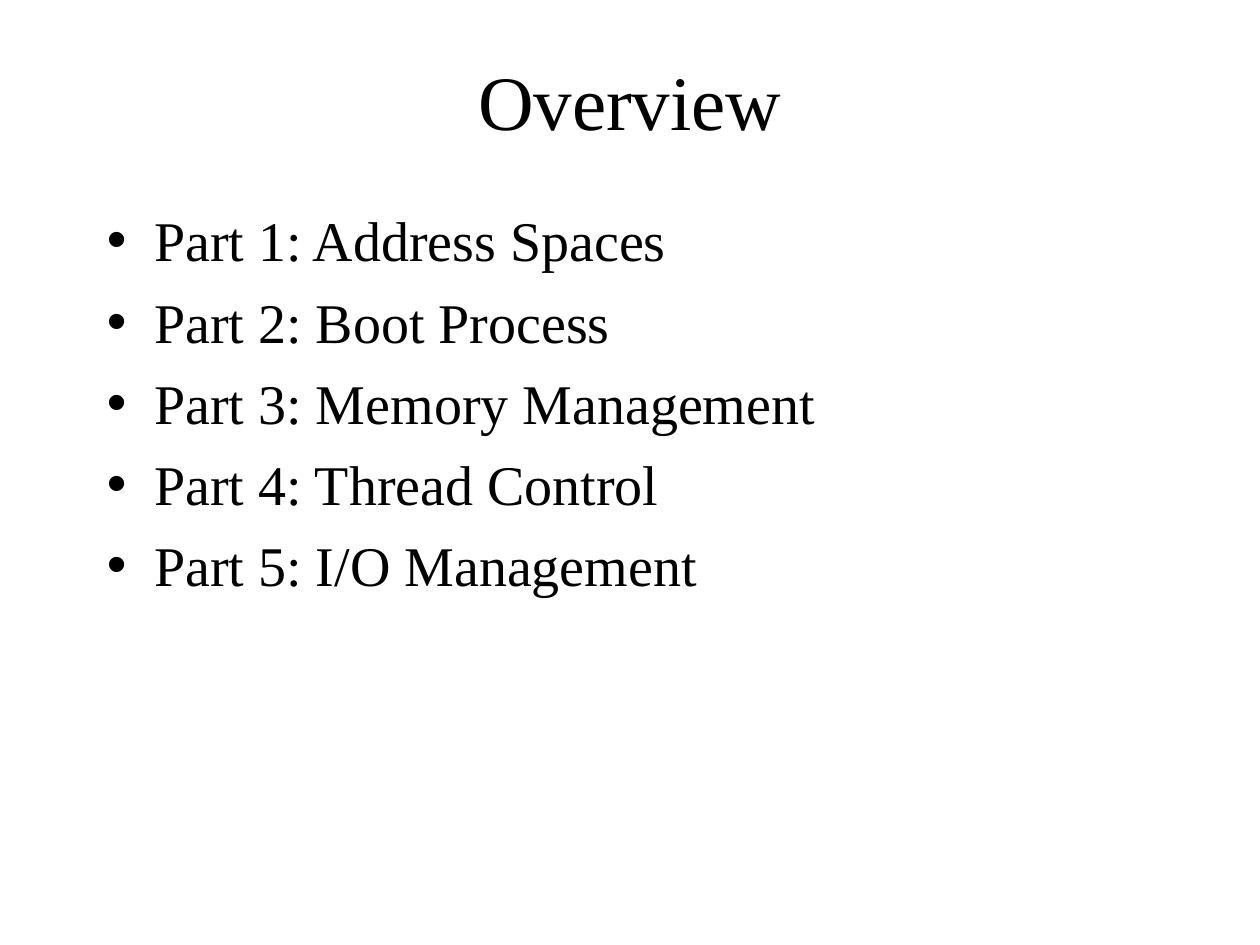
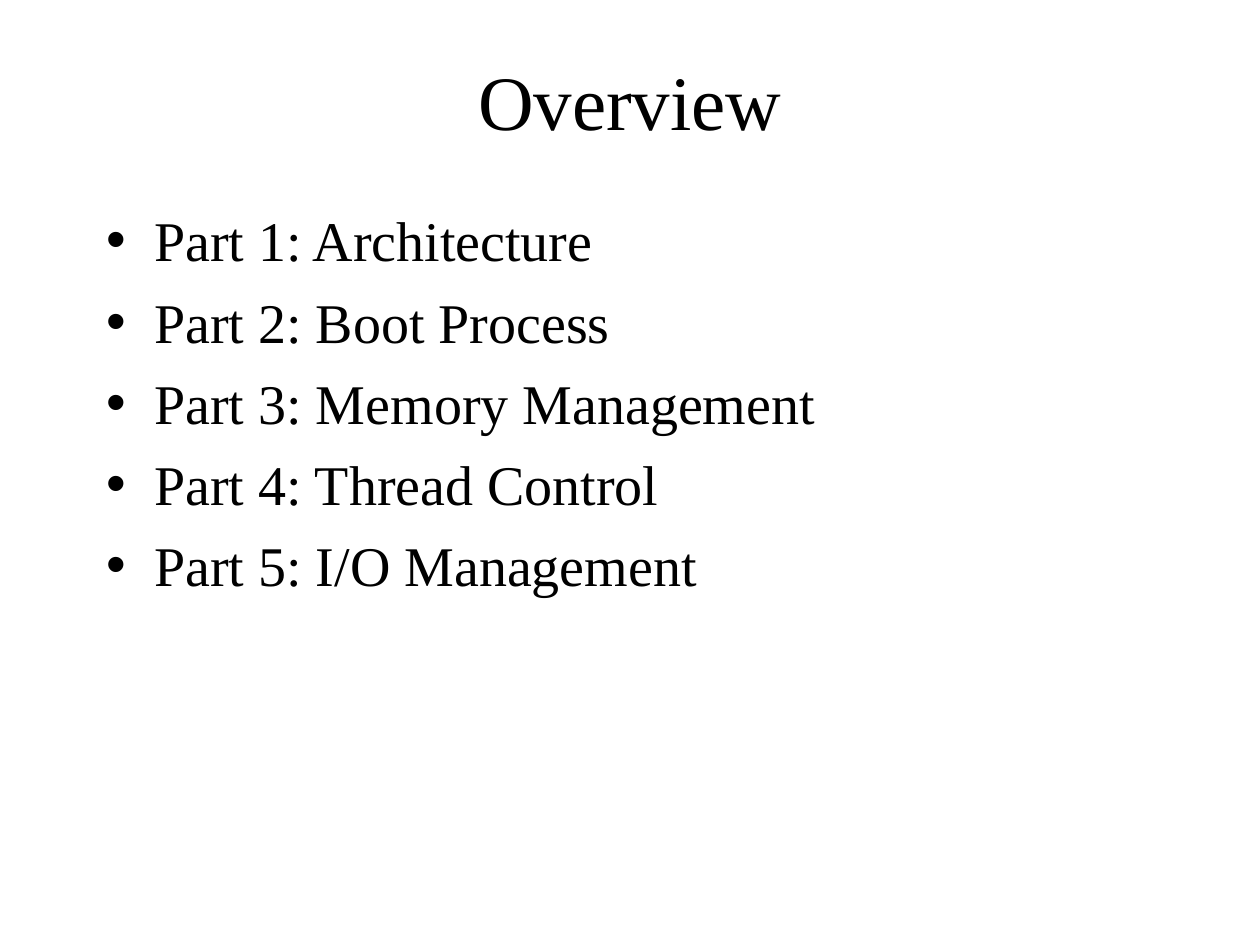
Before and after one commit to ringgaard/sanos, a slide deck: slide 6 of doc/sanostech.ppt. Drawn at 1260x945 pixels with LibreOffice and Linux fonts; fonts in the diff are those of the drawing. Boxes give left, top, right and bottom in pixels: in the first picture for what was removed or moved away, otherwise in the second. Text is boxed around its words. In the diff, an @@ line names an element or a change of style, - is before the commit and + after.

```diff
--- a/doc/sanostech.ppt
+++ b/doc/sanostech.ppt
@@ text at <box>154,222,593,262</box>: text changed @@
-• Part 1: Address Spaces
+• Part 1: Architecture
```
Also in this commit, not shown: 9 other slides changed, 6 slides added, 1 other file.
